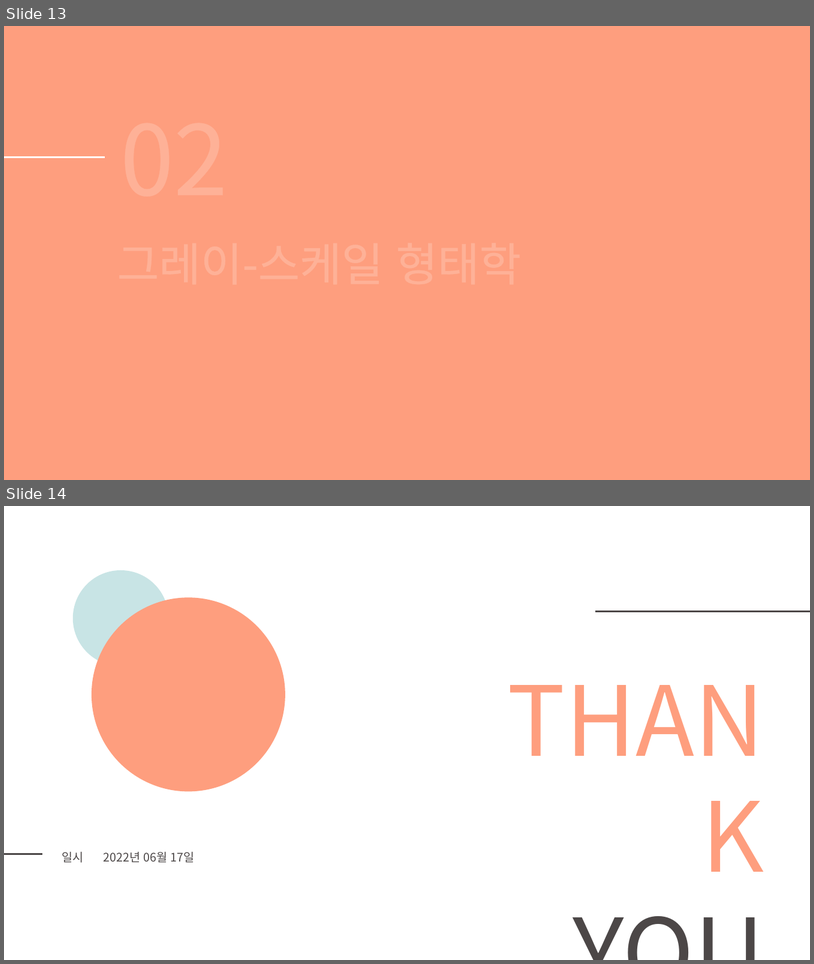
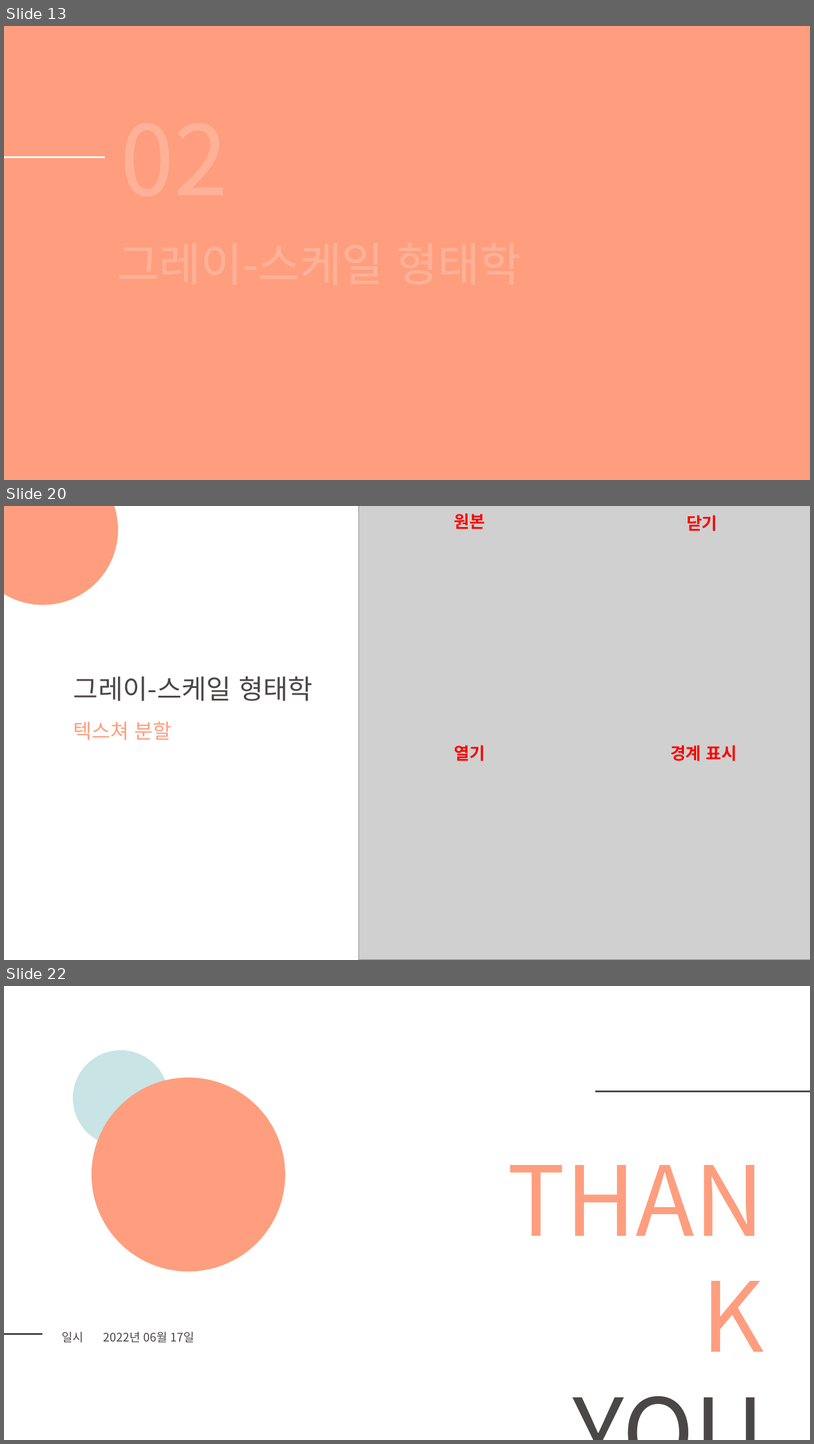
Before and after one commit to DaeSeokSong/summarize-study, a slide deck: 디지털 영상처리 제3판/PPT/14주차 세미나_디지털 영상처리.pptx. Shown one above the other, each under a label of ours: slides 13 and 14 before the commit, slides 13, 20 and 22 after it; the slides between them are not shown. The pictures are 814x964 and 814x1444 pixels, drawn with LibreOffice and Linux fonts; fonts in the diff are those of the drawing; grey boxes stand for pictures. Boxes give left, top, right and bottom in pixels: in the first picture for what was removed or moved away, otherwise in the second. Text is boxed around its words. In the diff, an @@ line names an element or a change of style, - is before the commit and + after.

```diff
--- a/디지털 영상처리 제3판/PPT/14주차 세미나_디지털 영상처리.pptx
+++ b/디지털 영상처리 제3판/PPT/14주차 세미나_디지털 영상처리.pptx
@@ slide 20 added at (x1=4, y1=506, x2=810, y2=960), background #FFFFFF @@
@@ ellipse added at (x1=4, y1=506, x2=119, y2=605), fill #FE9E7E @@
@@ picture added at (x1=359, y1=506, x2=810, y2=960) @@
@@ text added at (x1=454, y1=513, x2=485, y2=529), 20 pt, text #FF0000, bold @@
+원본
@@ text added at (x1=687, y1=515, x2=718, y2=531), 20 pt, text #FF0000, bold @@
+닫기
@@ text added at (x1=74, y1=676, x2=313, y2=701), 32 pt, text #4C4747 @@
+그레이-스케일 형태학
@@ text added at (x1=74, y1=721, x2=172, y2=740), 24 pt, text #FE9E7E @@
+텍스쳐 분할
@@ text added at (x1=454, y1=745, x2=485, y2=761), 20 pt, text #FF0000, bold @@
+열기
@@ text added at (x1=671, y1=745, x2=737, y2=761), 20 pt, text #FF0000, bold @@
+경계 표시
@@ ellipse added at (x1=717, y1=853, x2=810, y2=960), fill #C8E4E5 at 60% opacity @@
@@ what was slide 14 is now slide 22 @@
```
Also in this commit, not shown: 1 slide changed, 7 other slides added.
